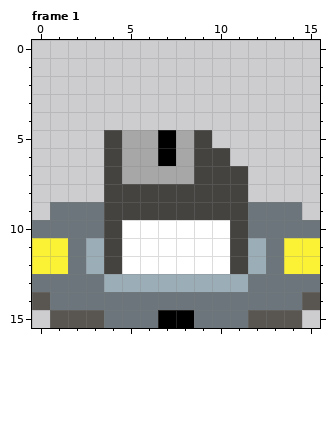
Two states of a pixel-art file, assets/crafter/crafter.aseprite. Above, as it was before the edit.
16x16 pixels, 4 frames. Colours within 5 levels of each other are drawn and written as one. Shown: frame 1. The commit also changed other frames, which this record leaves out.
After:
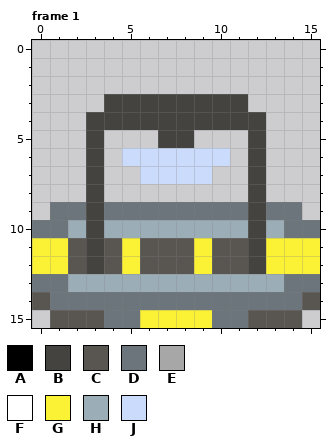
Palette (. is transparent): A #000000  B #454340  C #595652  D #6b757b  E #a7a7a7  F #ffffff  G #fbf236  H #9badb7  J #cbdbfc
The edit:
layer "Layer 3" added
Changed rows in their new state; - is an unchanged pixel.
Frame 1, layers "Layer 3", "Layer 2":
first column x 2:
 3 --BBBBBBBB--
 4 -BBBBBBBBBB-
 5 -B...BB.--B-
 6 -B.JJJJJJ-B-
 7 -B..JJJJ..B-
 8 -B........B-
 9 -BDDDDDDDDB-
10 HBHHHHHHHHBH
11 CBCGCCCGCCBG
12 CBCGCCCGCCBG
13 HH--------HH
15 ----GGGG----
